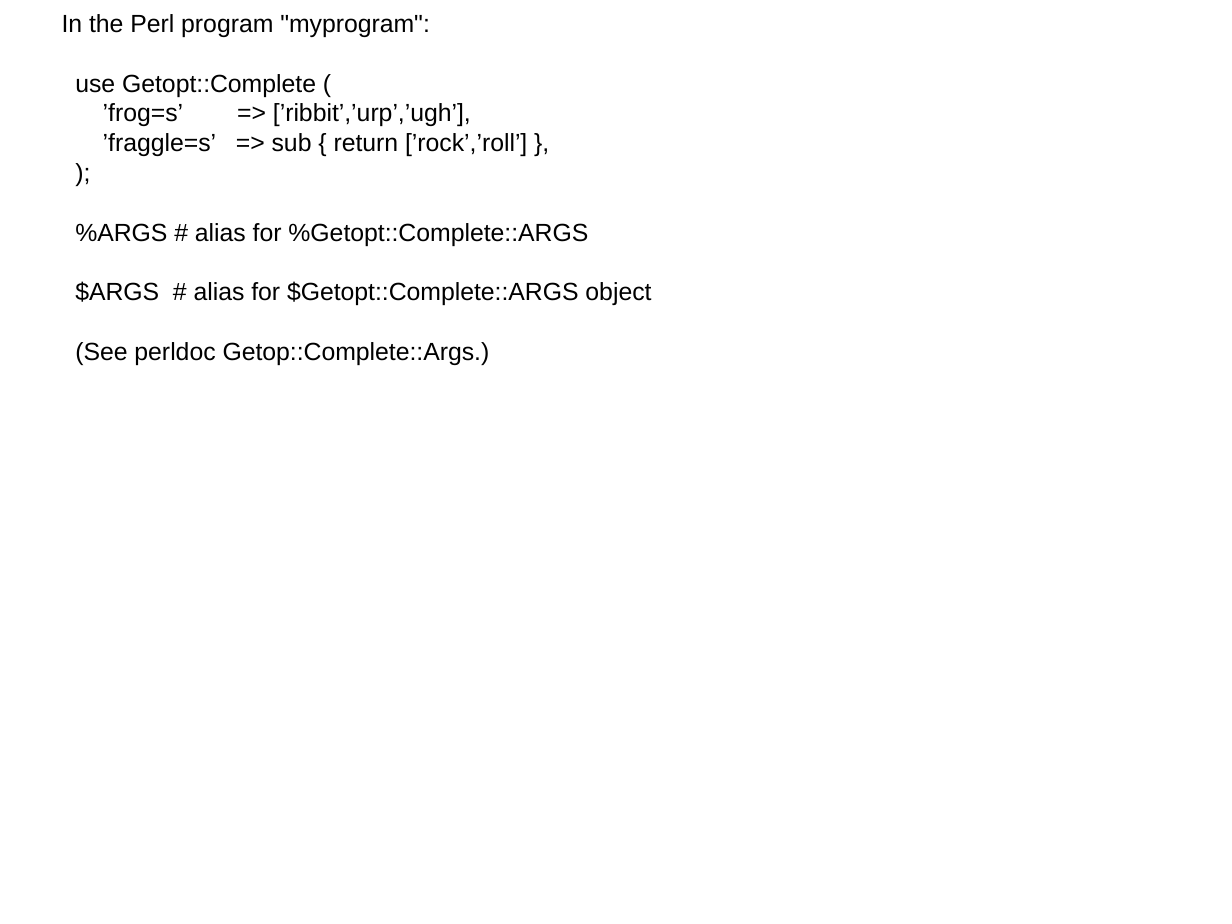
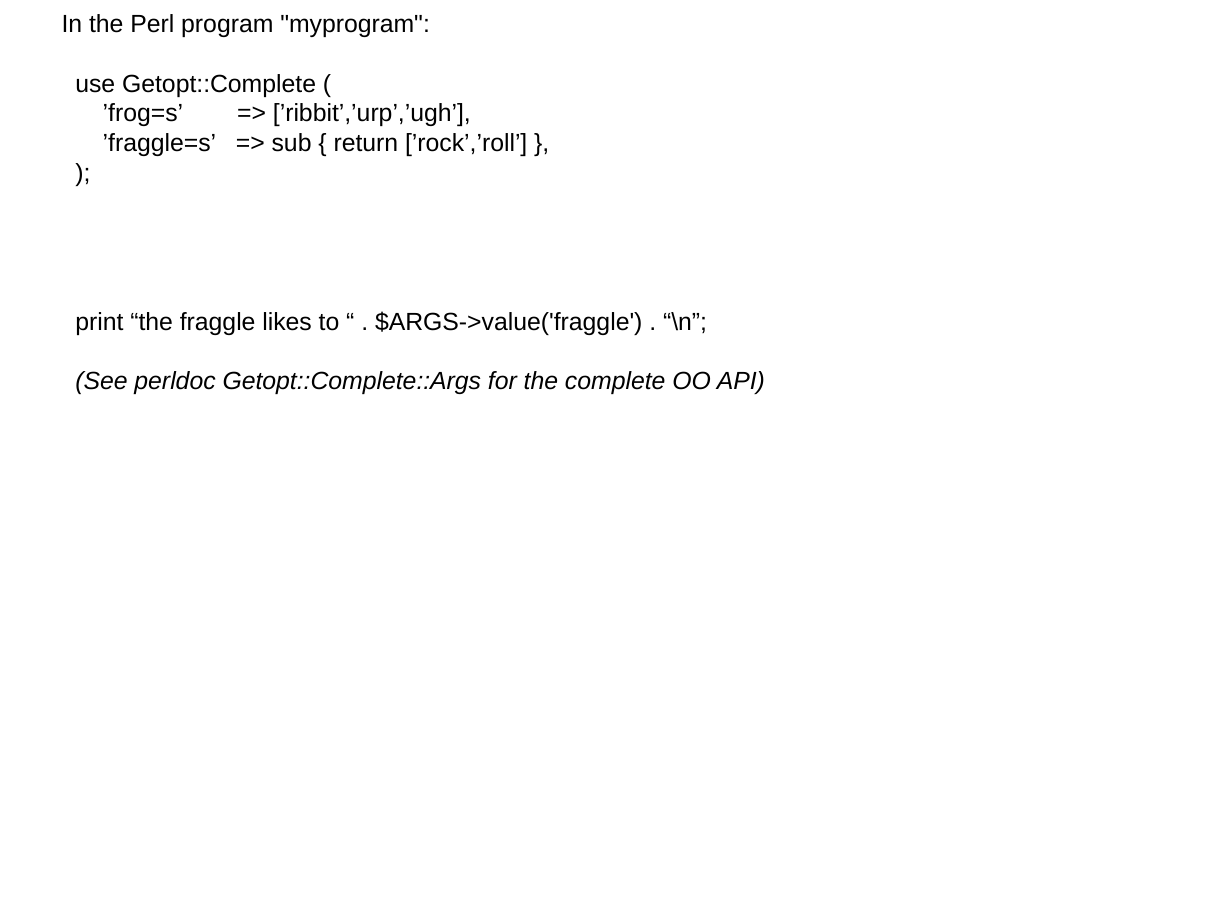
Before and after one commit to gitpan/Getopt-Complete, a slide deck: slide 35 of doc/getopt-complete.odp (slide 26 before the commit). Drawn at 1232x924 pixels with LibreOffice and Linux fonts; fonts in the diff are those of the drawing. Boxes give left, top, right and bottom in pixels: in the first picture for what was removed or moved away, otherwise in the second. Text is boxed around its words. In the diff, an @@ line names an element or a change of style, - is before the commit and + after.

Commit message:
Import of NNUTTER/Getopt-Complete-v0.16 from CPAN.
gitpan-cpan-distribution: Getopt-Complete
gitpan-cpan-version:      v0.16
gitpan-cpan-path:         NNUTTER/Getopt-Complete-v0.16.tar.gz
gitpan-cpan-author:       NNUTTER
gitpan-cpan-maturity:     released

```diff
--- a/doc/getopt-complete.odp
+++ b/doc/getopt-complete.odp
@@ subtitle at [75, 311, 765, 394]: text changed @@
-%ARGS # alias for %Getopt::Complete::ARGS
-$ARGS # alias for $Getopt::Complete::ARGS object
-(See perldoc Getop::Complete::Args.)
+print “the fraggle likes to “ . $ARGS->value('fraggle') . “\n”;
+(See perldoc Getopt::Complete::Args for the complete OO API)
```
Also in this commit, not shown: 15 other slides changed, 9 slides added, 10 other files.
